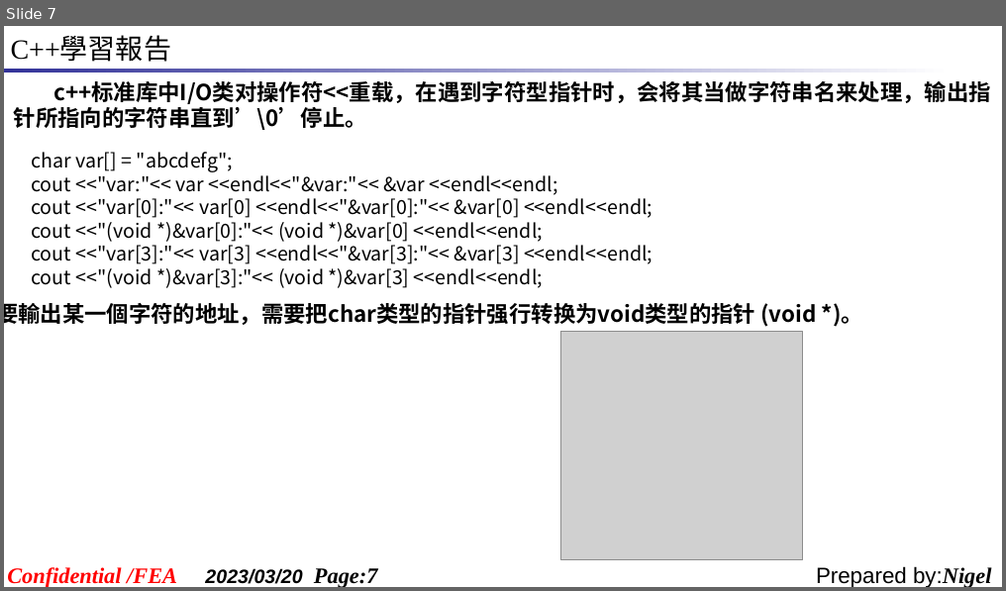
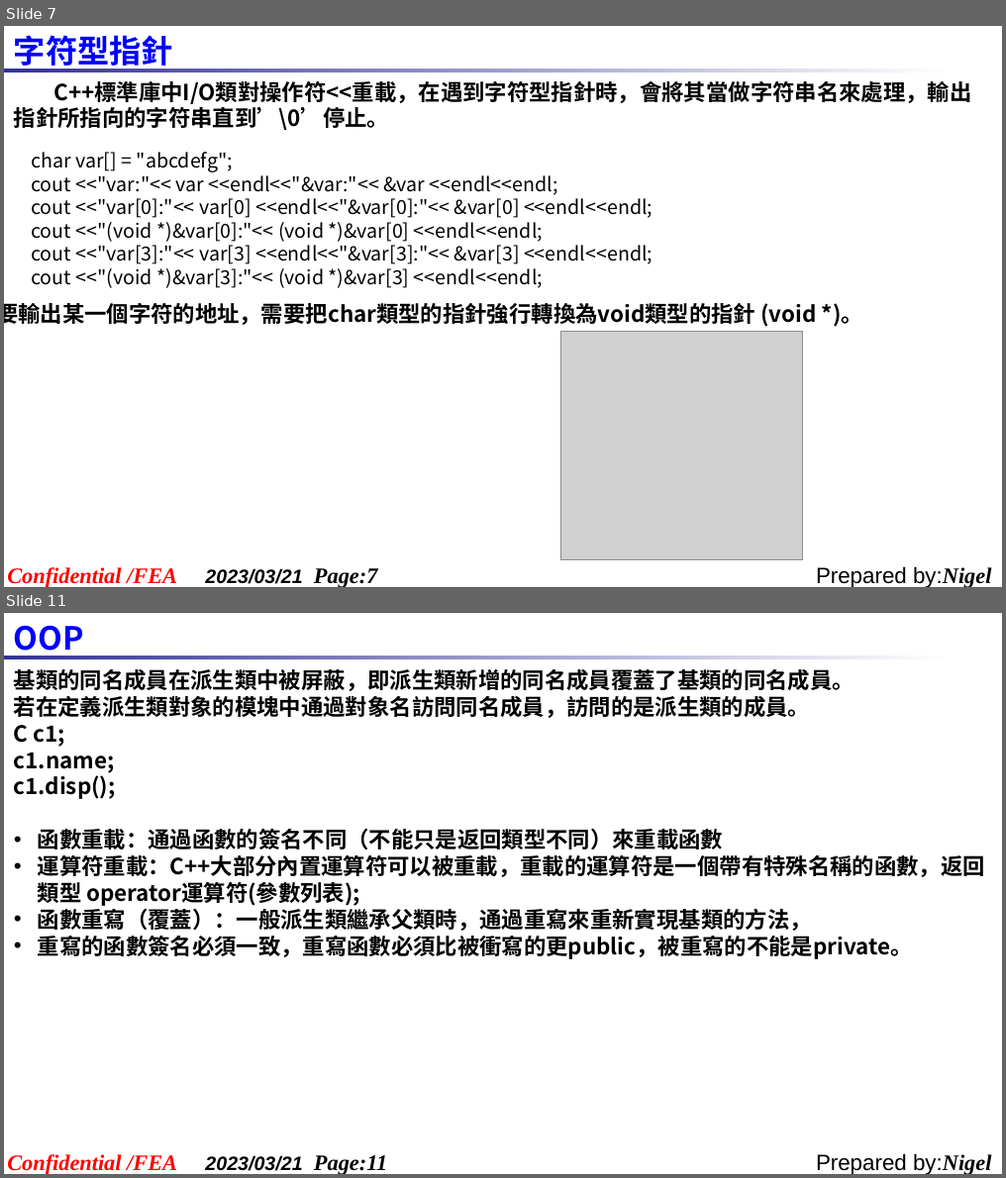
Before and after one commit to Shadow-ei/TEMP, a slide deck: 报告/C++學習報告_20230320.ppt. Shown one above the other, each under a label of ours: slide 7 before the commit, slides 7 and 11 after it; the slides between them are not shown. The pictures are 1006x591 and 1006x1178 pixels, drawn with LibreOffice and Linux fonts; fonts in the diff are those of the drawing; grey boxes stand for pictures; background and template pictures are left out. Boxes give left, top, right and bottom in pixels: in the first picture for what was removed or moved away, otherwise in the second. Text is boxed around its words. In the diff, an @@ line names an element or a change of style, - is before the commit and + after.

```diff
--- a/报告/C++學習報告_20230320.ppt
+++ b/报告/C++學習報告_20230320.ppt
@@ slide 11 added at (x1=4, y1=613, x2=1002, y2=1174), background #FFFFFF; not listed: 4 template elements that a slide beside it also shows @@
@@ text added at (x1=14, y1=625, x2=84, y2=659), 23 pt, text #0000FF, bold @@
+OOP
@@ text added at (x1=14, y1=669, x2=985, y2=959), 16 pt, text #000000, bold @@
+基類的同名成員在派生類中被屏蔽，即派生類新增的同名成員覆蓋了基類的同名成員。
+若在定義派生類對象的模塊中通過對象名訪問同名成員，訪問的是派生類的成員。
+C c1;
+c1.name;
+c1.disp();
+• 函數重載：通過函數的簽名不同（不能只是返回類型不同）來重載函數
+• 運算符重載：C++大部分內置運算符可以被重載，重載的運算符是一個帶有特殊名稱的函數，返回類型 operator運算符(參數列表);
+• 函數重寫（覆蓋）：一般派生類繼承父類時，通過重寫來重新實現基類的方法，
+• 重寫的函數簽名必須一致，重寫函數必須比被衝寫的更public，被重寫的不能是private。
@@ slide 7 changed as well @@
@@ text removed at (x1=11, y1=37, x2=171, y2=62) @@
-C++學習報告
@@ text added at (x1=14, y1=35, x2=173, y2=72), 23 pt, text #0000FF, bold @@
+字符型指針
@@ text at (x1=14, y1=81, x2=971, y2=130): text changed @@
-c++标准库中I/O类对操作符<<重载，在遇到字符型指针时，会将其当做字符串名来处理，输出指针所指向的字符串直到’\0’停止。
+C++標準庫中I/O類對操作符<<重載，在遇到字符型指針時，會將其當做字符串名來處理，輸出指針所指向的字符串直到’\0’停止。
@@ text at (x1=4, y1=303, x2=863, y2=327): text changed @@
-要輸出某一個字符的地址，需要把char类型的指针强行转换为void类型的指针 (void *)。
+要輸出某一個字符的地址，需要把char類型的指針強行轉換為void類型的指針 (void *)。
@@ text at (x1=205, y1=569, x2=377, y2=587): text changed @@
-2023/03/20 Page:7
+2023/03/21 Page:7
```
Also in this commit, not shown: 7 other slides changed, 9 other slides added, 3 slides removed.
